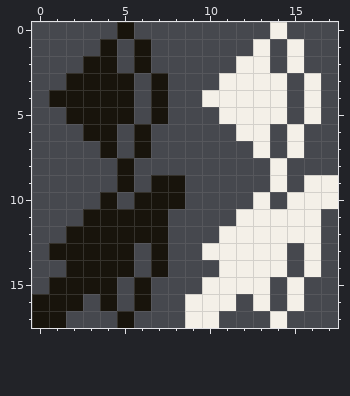
Pixel-art sprite -- games/shuffle/res/mute.png. That is the earlier state.
The file is 18x18 pixels.
The same view after the edit:
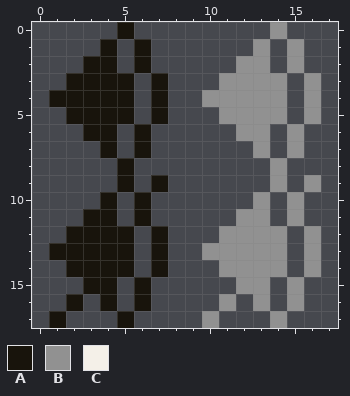
Palette (. is transparent): A #18140c  B #919191  C #f4f0e8
Edits made:
Colour C becomes colour B in row 0 at x 14; in row 1 at x 13 and 15; in row 2 at x 12 to 13 and 15; in row 3 at x 11 to 14 and 16; in row 4 at x 10 to 14 and 16; in row 5 at x 11 to 14 and 16.
Colour C becomes colour B in row 6 at x 12 to 13 and 15; in row 7 at x 13 and 15; in row 8 at x 14; in row 9 at x 14 and 16; in row 10 at x 13 and 15; in row 11 at x 12 to 13 and 15.
Colour C becomes colour B in row 12 at x 11 to 14 and 16; in row 13 at x 10 to 14 and 16; in row 14 at x 11 to 14 and 16; in row 15 at x 12 to 13 and 15; in row 16 at x 11, 13 and 15; in row 17 at x 10 and 14.
The author cleared colour A in row 9 at x 8; in row 10 at x 7 to 8; in row 11 at x 5 and 7; in row 12 at x 6; in row 15 at x 1 to 2; in row 16 at x 0 to 1.
The author cleared colour A in row 17 at x 0.
The author cleared colour C in row 9 at x 17; in row 10 at x 16 to 17; in row 11 at x 14 and 16; in row 12 at x 15; in row 15 at x 10 to 11; in row 16 at x 9 to 10.
The author cleared colour C in row 17 at x 9.
Pixel boxes of the changes (left, top, right, bottom) in both pictures:
changed: (117, 22, 338, 328)
erased: (32, 277, 83, 328)
